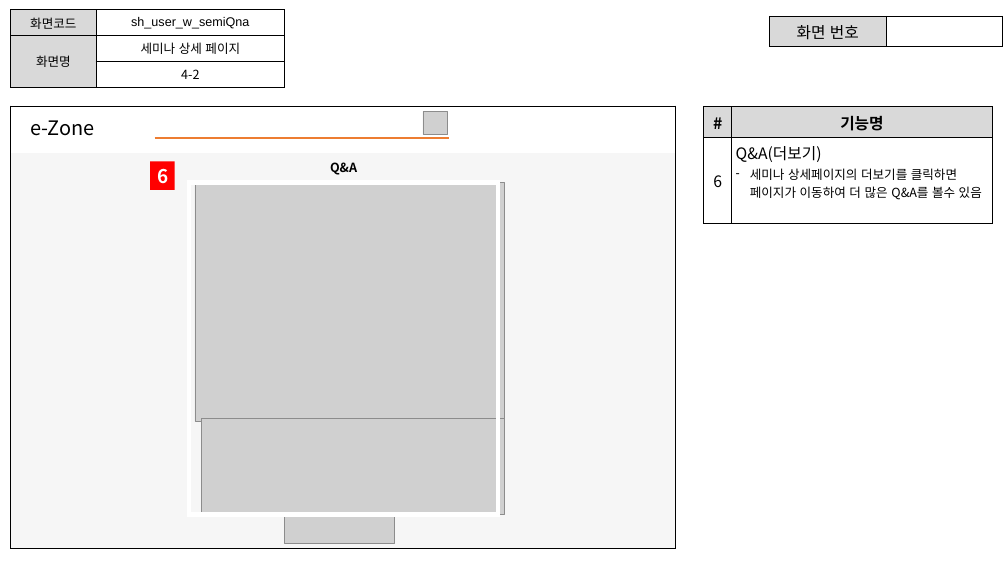
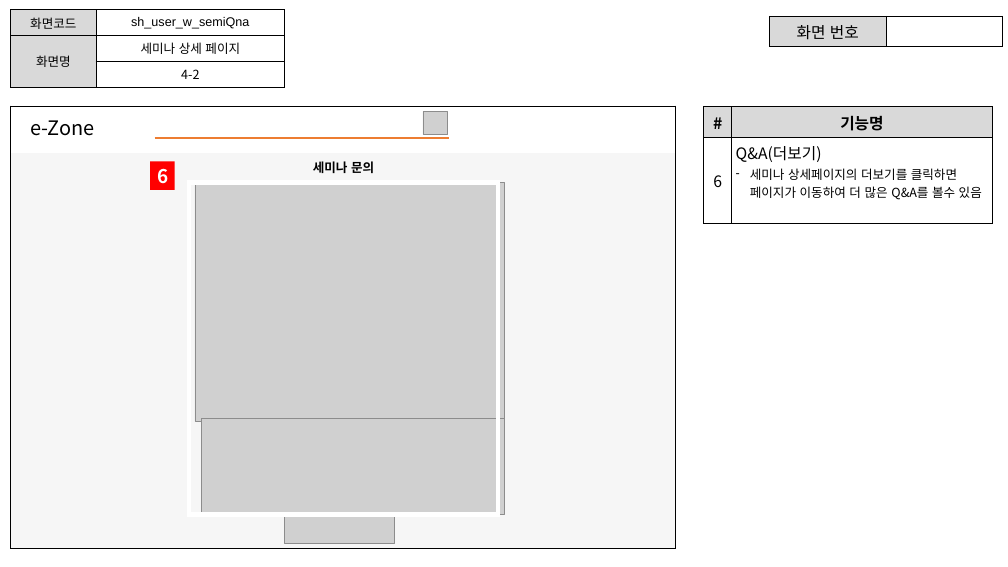
Before and after one commit to ezenteam2/e-Zone, a slide deck: slide 6 of 0 발표용 파워포인트/project05 - 파워포인트 종합 - 서희.pptx. Drawn at 1008x567 pixels with LibreOffice and Linux fonts; fonts in the diff are those of the drawing; grey boxes stand for pictures. Boxes give left, top, right and bottom in pixels: in the first picture for what was removed or moved away, otherwise in the second. Text is boxed around its words. In the diff, an @@ line names an element or a change of style, - is before the commit and + after.

```diff
--- a/0 발표용 파워포인트/project05 - 파워포인트 종합 - 서희.pptx
+++ b/0 발표용 파워포인트/project05 - 파워포인트 종합 - 서희.pptx
@@ text at [313, 161, 374, 173]: text changed @@
-Q&A
+세미나 문의
```
Also in this commit, not shown: 9 other slides changed.
